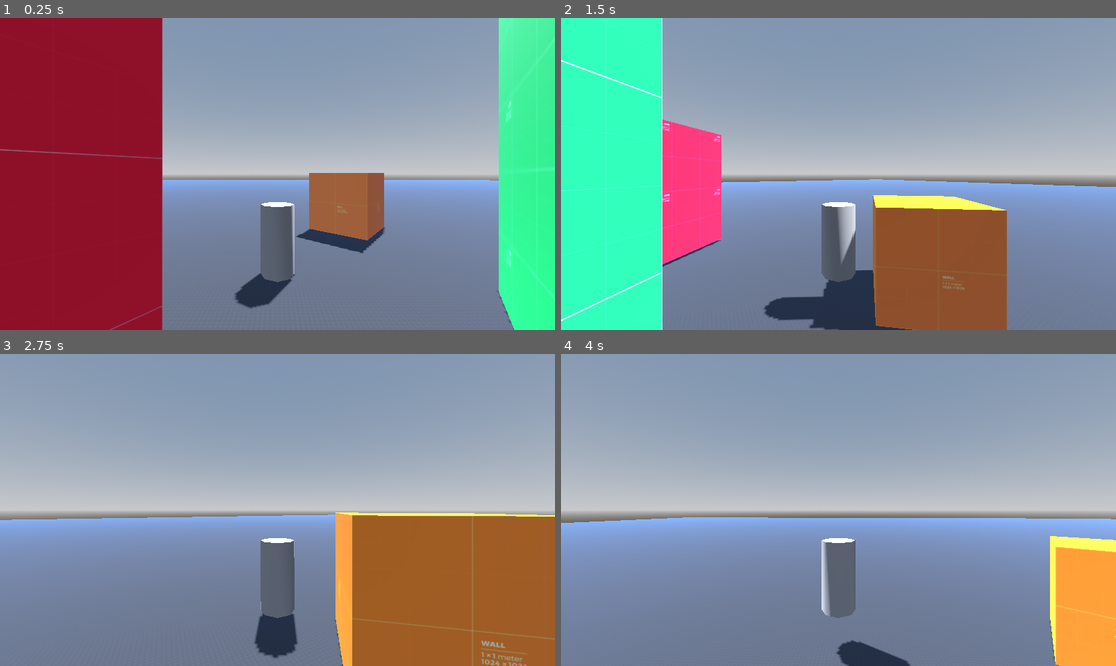
Above: before the commit, frames 1-4 (two rows, left to right).
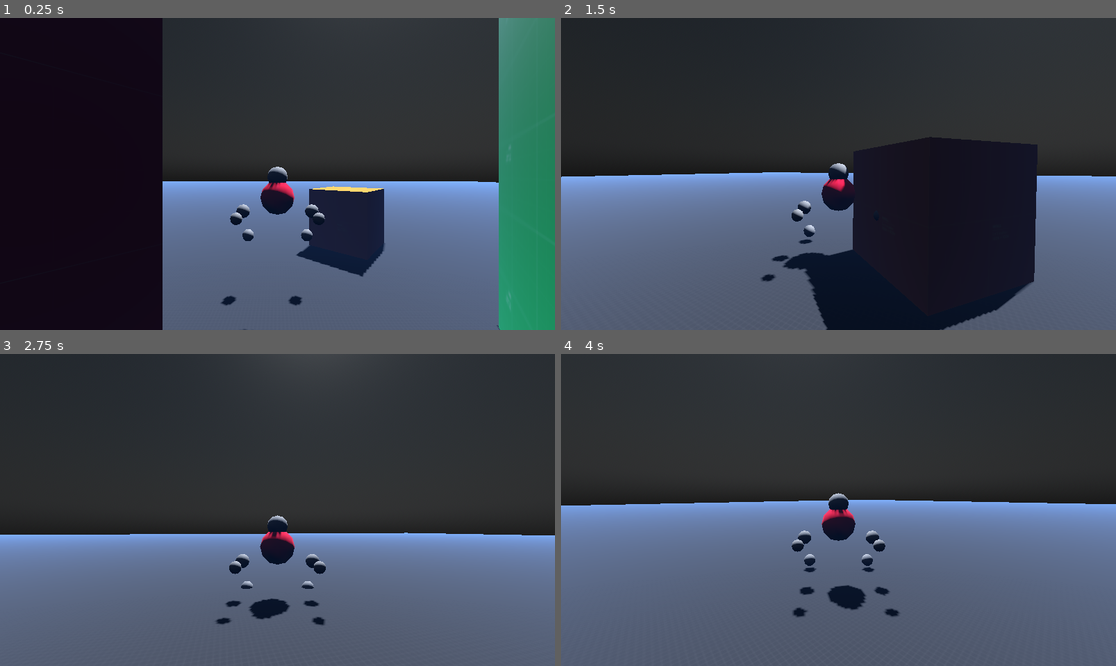
Above: after the commit, the same moments.

Repository: bubbapang/eyeland
Game: Godot game, scene res://scenes/main.tscn
Same seed, same stepped clock (60 frames per second), same inputs: the game is played once before the commit and once after it.
Inputs (mouse positions are in pixels of both pictures, inside the frame that each line leads up to):
- Up to frame 1 (0.25 s): no input
- Up to frame 2 (1.5 s): tap Enter (ui_accept) at 0.5, 0.6 s; move the mouse to (866, 174) at 0.52 s; hold Up (move_forward) from 0.53 s (still down); tap Space (jump) at 0.77, 0.8, 1.07, 1.35 s; move the mouse to (810, 174) at 1.27 s
- Up to frame 3 (2.75 s): keep holding Up (move_forward); tap Space (jump) at 1.52, 1.82, 2.3 s; tap Enter (ui_accept) at 1.55, 2.1 s; move the mouse to (288, 503) at 2.02 s
- Up to frame 4 (4 s): keep holding Up (move_forward); move the mouse to (832, 516) at 2.77 s; tap Enter (ui_accept) at 2.85 s; tap Space (jump) at 3.02, 3.32, 3.6, 3.77 s; move the mouse to (877, 513) at 3.52 s

The runs differ from the first frame. In frame 1, 82% of the frame differs, in the area x 0-100%, y 0-100%; in frame 2, 100%; in frame 3, 92%; in frame 4, 99%.

Commit message:
Chovin share

Diff:
--- /dev/null
+++ b/scenes/collision_shape.gd
@@ -0,0 +1,28 @@
+extends CollisionShape3D
+
+var feet = []
+
+# Number of feet you want
+var num_feet = 2
+
+# Called when the node enters the scene tree for the first time.
+func _ready():
+	for i in range(num_feet):
+		var foot = CSGSphere3D.new()
+		foot.radius = .2  # Adjust as needed
+		foot.position.y = 0
+		if i == 0:
+			foot.position.x = position.x + 1
+			foot.position.z = position.z + -1
+		else:
+			foot.position.x = position.x - 1
+			foot.position.z = position.z + -1
+		add_child(foot)
+		feet.append(foot)
+
+#func _physics_process(_delta):
+#	for i in range(num_feet):
+		# Compute vector from ball to foot
+#		var ball_to_foot = feet[i].position - position
+		# Compute distance (this will be the new leg length)
+#		var distance = ball_to_foot.length()
--- a/scenes/main.tscn
+++ b/scenes/main.tscn
@@ -4,14 +4,12 @@
 [ext_resource type="Texture2D" uid="uid://ck2cfky65hggq" path="res://addons/kenney_prototype_textures/orange/texture_01.png" id="2_kfixy"]
 [ext_resource type="Texture2D" uid="uid://b3got1kvmp645" path="res://addons/kenney_prototype_textures/red/texture_01.png" id="3_bwk6r"]
 [ext_resource type="Texture2D" uid="uid://bins8foiaure7" path="res://addons/kenney_prototype_textures/green/texture_01.png" id="4_dc2me"]
-[ext_resource type="PackedScene" uid="uid://ctrmnxopkebg0" path="res://scenes/player.tscn" id="5_6ud87"]
+[ext_resource type="PackedScene" uid="uid://blk6k8o6mu7f8" path="res://scenes/player.tscn" id="5_6ud87"]
 
-[sub_resource type="ProceduralSkyMaterial" id="ProceduralSkyMaterial_84a5q"]
-sky_horizon_color = Color(0.64625, 0.65575, 0.67075, 1)
-ground_horizon_color = Color(0.64625, 0.65575, 0.67075, 1)
+[sub_resource type="PhysicalSkyMaterial" id="PhysicalSkyMaterial_xs5qg"]
 
 [sub_resource type="Sky" id="Sky_tcarn"]
-sky_material = SubResource("ProceduralSkyMaterial_84a5q")
+sky_material = SubResource("PhysicalSkyMaterial_xs5qg")
 
 [sub_resource type="Environment" id="Environment_gqn1y"]
 background_mode = 2
@@ -73,3 +71,4 @@
 size = Vector3(3, 3, 3)
 
 [node name="Player" parent="." instance=ExtResource("5_6ud87")]
+transform = Transform3D(1, 0, 0, 0, 1, 0, 0, 0, 1, 0, 6.11735, 0)
--- a/scenes/player.tscn
+++ b/scenes/player.tscn
@@ -1,50 +1,17 @@
-[gd_scene load_steps=3 format=3 uid="uid://ctrmnxopkebg0"]
+[gd_scene load_steps=6 format=3 uid="uid://blk6k8o6mu7f8"]
 
-[sub_resource type="GDScript" id="GDScript_6tyv0"]
-script/source = "extends CharacterBody3D
+[ext_resource type="Script" path="res://scripts/player_movement.gd" id="1_3xcnq"]
+[ext_resource type="Script" path="res://scripts/player_shape.gd" id="2_1hvn4"]
+[ext_resource type="Texture2D" uid="uid://b3got1kvmp645" path="res://addons/kenney_prototype_textures/red/texture_01.png" id="3_eduwm"]
 
+[sub_resource type="CapsuleShape3D" id="CapsuleShape3D_mhrex"]
 
-const SPEED = 30.0
-const JUMP_VELOCITY = 10
-
-# Get the gravity from the project settings to be synced with RigidBody nodes.
-var gravity = ProjectSettings.get_setting(\"physics/3d/default_gravity\")
-
-func _ready():
-	Input.mouse_mode = Input.MOUSE_MODE_CAPTURED
-
-func _input(event):
-	if event is InputEventMouseMotion:
-		rotate_y(deg_to_rad(-event.relative.x))
-
-func _physics_process(delta):
-	# Add the gravity.
-	if not is_on_floor():
-		velocity.y -= gravity * delta
-
-	# Handle Jump.
-	if Input.is_action_just_pressed(\"jump\") and is_on_floor():
-		velocity.y = JUMP_VELOCITY
-
-	# Get the input direction and handle the movement/deceleration.
-	# As good practice, you should replace UI actions with custom gameplay actions.
-	var input_dir = Input.get_vector(\"move_left\", \"move_right\", \"move_forward\", \"move_backward\")
-	var direction = (transform.basis * Vector3(input_dir.x, 0, input_dir.y)).normalized()
-	if direction:
-		velocity.x = direction.x * SPEED
-		velocity.z = direction.z * SPEED
-	else:
-		velocity.x = move_toward(velocity.x, 0, SPEED)
-		velocity.z = move_toward(velocity.z, 0, SPEED)
-
-	move_and_slide()
-"
-
-[sub_resource type="CylinderShape3D" id="CylinderShape3D_xfff0"]
+[sub_resource type="StandardMaterial3D" id="StandardMaterial3D_t78gl"]
+albedo_texture = ExtResource("3_eduwm")
 
 [node name="Player" type="CharacterBody3D"]
 transform = Transform3D(1, 0, 0, 0, 1, 0, 0, 0, 1, 0, 1.11735, 0)
-script = SubResource("GDScript_6tyv0")
+script = ExtResource("1_3xcnq")
 
 [node name="camera_mount" type="SpringArm3D" parent="."]
 transform = Transform3D(1, 0, 0, 0, 1, 0, 0, 0, 1, 0, 13.421, 19.6423)
@@ -54,11 +21,13 @@
 [node name="Camera3D" type="Camera3D" parent="camera_mount"]
 transform = Transform3D(1, 0, 0, 0, 1, 0, 0, 0, 1, 0, -8.04059, -5.47092)
 
-[node name="CollisionShape3D" type="CollisionShape3D" parent="."]
-transform = Transform3D(5, 0, 0, 0, 5, 0, 0, 0, 5, 0, 3.90186, 0)
-shape = SubResource("CylinderShape3D_xfff0")
+[node name="torso_shape" type="CollisionShape3D" parent="."]
+transform = Transform3D(5, 0, 0, 0, 5, 0, 0, 0, 5, 0, 8, 0)
+shape = SubResource("CapsuleShape3D_mhrex")
+script = ExtResource("2_1hvn4")
 
 [node name="visuals" type="Node3D" parent="."]
 
-[node name="CSGCylinder3D" type="CSGCylinder3D" parent="visuals"]
-transform = Transform3D(5, 0, 0, 0, 5, 0, 0, 0, 5, 0, 4, 0)
+[node name="torso_visual" type="CSGSphere3D" parent="visuals"]
+transform = Transform3D(5, 0, 0, 0, 5, 0, 0, 0, 5, 0, 10, 0)
+material_override = SubResource("StandardMaterial3D_t78gl")
--- a/scripts/player.gd
+++ b/scripts/player_movement.gd
@@ -1,12 +1,24 @@
 extends CharacterBody3D
 
 
-const SPEED = 5.0
-const JUMP_VELOCITY = 4.5
+@onready var camera_mount = $camera_mount
+
+const SPEED = 30.0
+const JUMP_VELOCITY = 10
+
+@export var sens_horizontal = 0.5
+@export var sens_vertical = 0.5
 
 # Get the gravity from the project settings to be synced with RigidBody nodes.
-var gravity = ProjectSettings.get_setting("physics/3d/default_gravity")
+var gravity = ProjectSettings.get_setting("physics/3d/default_gravity") * 3
 
+func _ready():
+	Input.mouse_mode = Input.MOUSE_MODE_CAPTURED
+
+func _input(event):
+	if event is InputEventMouseMotion:
+		rotate_y(deg_to_rad(-event.relative.x * sens_horizontal))
+		camera_mount.rotate_x(deg_to_rad(-event.relative.y * sens_vertical ))
 
 func _physics_process(delta):
 	# Add the gravity.
@@ -14,12 +26,12 @@
 		velocity.y -= gravity * delta
 
 	# Handle Jump.
-	if Input.is_action_just_pressed("ui_accept") and is_on_floor():
+	if Input.is_action_just_pressed("jump") and is_on_floor():
 		velocity.y = JUMP_VELOCITY
 
 	# Get the input direction and handle the movement/deceleration.
 	# As good practice, you should replace UI actions with custom gameplay actions.
-	var input_dir = Input.get_vector("ui_left", "ui_right", "ui_up", "ui_down")
+	var input_dir = Input.get_vector("move_left", "move_right", "move_forward", "move_backward")
 	var direction = (transform.basis * Vector3(input_dir.x, 0, input_dir.y)).normalized()
 	if direction:
 		velocity.x = direction.x * SPEED
--- /dev/null
+++ b/scripts/player_shape.gd
@@ -0,0 +1,65 @@
+extends CollisionShape3D
+
+var heads = []
+var hands = []
+var feet = []
+var hidden_feet = []
+
+# Number of each body part you want
+var num_heads = 1
+var num_hands = 2
+var num_feet = 2
+var num_hidden_feet = num_feet
+
+func _ready():
+
+	# Instantiate hidden_feet
+	for i in range(num_hidden_feet):
+		var hidden_foot = CSGSphere3D.new()
+		hidden_foot.radius = .2  # Adjust as needed
+#		hidden_foot.material_override.set
+#		hidden_foot.material.set_material("res://addons/kenney_prototype_textures/orange/texture_01.png")
+		hidden_foot.position.y = -1
+		if i == 0:
+			hidden_foot.position.x = position.x + 1
+			hidden_foot.position.z = position.z + -1
+		else:
+			hidden_foot.position.x = position.x - 1
+			hidden_foot.position.z = position.z + -1
+		add_child(hidden_foot)
+		hidden_feet.append(hidden_foot)
+
+	# Instantiate real feet
+	for i in range(num_feet):
+		var foot = CSGSphere3D.new()
+		foot.radius = .2  # Adjust as needed
+
+		if i == 0:
+			foot.position.x = position.x + 1
+		else:
+			foot.position.x = position.x - 1
+		add_child(foot)
+		feet.append(foot)
+
+	# Instantiate heads
+	for i in range(num_heads):
+		var head = CSGSphere3D.new()
+		head.radius = .3  # Adjust as needed
+		head.position.y = 1  # Adjust as needed
+		add_child(head)
+		heads.append(head)
+
+	# Instantiate hands
+	for i in range(num_hands):
+		var hand = CSGSphere3D.new()
+		hand.radius = .15  # Adjust as needed
+
+		hand.position.y = 0  # Adjust as needed
+		if i == 0:
+			hand.position.x = position.x + 1
+			hand.position.z = position.z + 1
+		else:
+			hand.position.x = position.x - 1
+			hand.position.z = position.z + 1
+		add_child(hand)
+		hands.append(hand)
